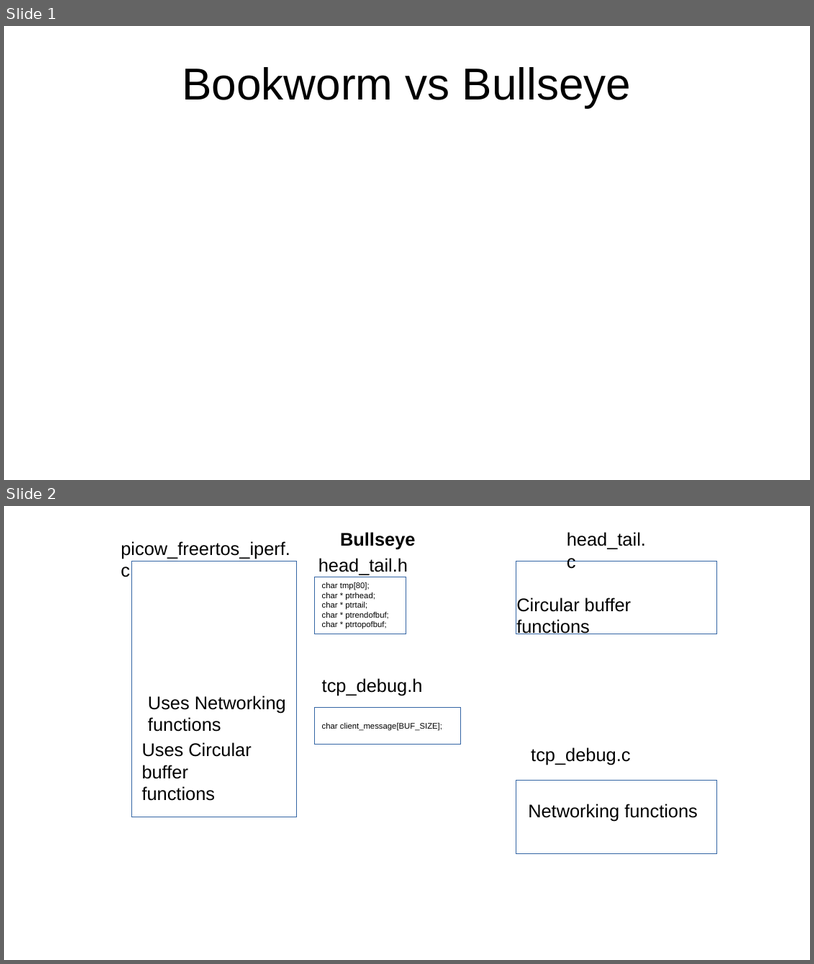
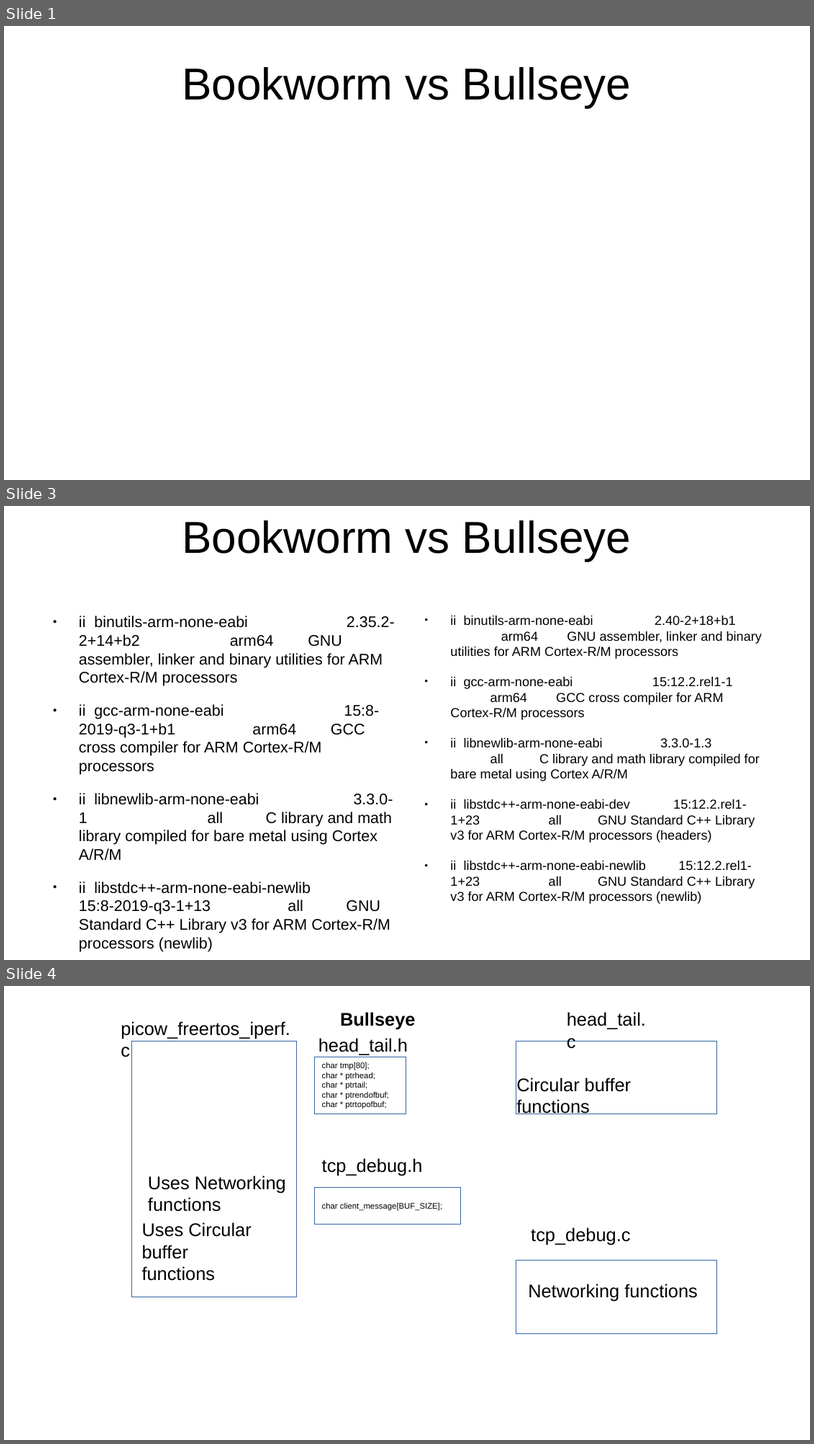
Before and after one commit to develone/pico_w-mqtt, a slide deck: doc/bookwormbullseye.odp. Shown one above the other, each under a label of ours: slides 1 and 2 before the commit, slides 1, 3 and 4 after it; the slides between them are not shown. The pictures are 814x964 and 814x1444 pixels, drawn with LibreOffice and Linux fonts; fonts in the diff are those of the drawing. Boxes give left, top, right and bottom in pixels: in the first picture for what was removed or moved away, otherwise in the second. Text is boxed around its words. In the diff, an @@ line names an element or a change of style, - is before the commit and + after.

```diff
--- a/doc/bookwormbullseye.odp
+++ b/doc/bookwormbullseye.odp
@@ slide 3 added at [4, 506, 810, 960], background #FFFFFF @@
@@ title added at [182, 520, 632, 561], 44 pt, text #000000 @@
+Bookworm vs Bullseye
@@ text added at [79, 615, 395, 952], 15.2 pt, text #000000 @@
+● ii binutils-arm-none-eabi 2.35.2-2+14+b2 arm64 GNU assembler, linker and binary utilities for ARM Cortex-R/M processors
+● ii gcc-arm-none-eabi 15:8-2019-q3-1+b1 arm64 GCC cross compiler for ARM Cortex-R/M processors
+● ii libnewlib-arm-none-eabi 3.3.0-1 all C library and math library compiled for bare metal using Cortex A/R/M
+● ii libstdc++-arm-none-eabi-newlib 15:8-2019-q3-1+13 all GNU Standard C++ Library v3 for ARM Cortex-R/M processors (newlib)
@@ text added at [450, 615, 762, 903], 12.8 pt, text #000000 @@
+● ii binutils-arm-none-eabi 2.40-2+18+b1 arm64 GNU assembler, linker and binary utilities for ARM Cortex-R/M processors
+● ii gcc-arm-none-eabi 15:12.2.rel1-1 arm64 GCC cross compiler for ARM Cortex-R/M processors
+● ii libnewlib-arm-none-eabi 3.3.0-1.3 all C library and math library compiled for bare metal using Cortex A/R/M
+● ii libstdc++-arm-none-eabi-dev 15:12.2.rel1-1+23 all GNU Standard C++ Library v3 for ARM Cortex-R/M processors (headers)
+● ii libstdc++-arm-none-eabi-newlib 15:12.2.rel1-1+23 all GNU Standard C++ Library v3 for ARM Cortex-R/M processors (newlib)
@@ what was slide 2 is now slide 4 @@
```
Also in this commit, not shown: 4 other slides added, 1 other file.
